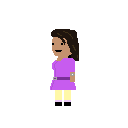
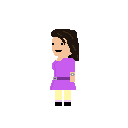
The second 128 × 128 image is a revision of the first. Changes to its layers:
painted on "Layer 1" over 52, 37, 75, 82
